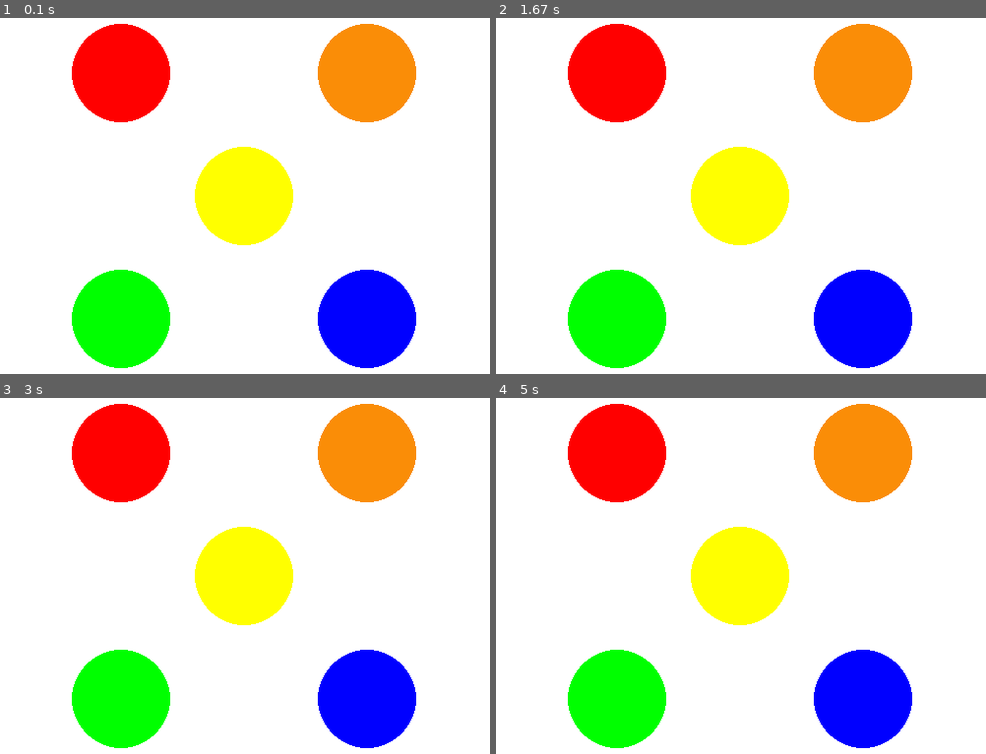
Above: before the commit, frames 1-4 (two rows, left to right).
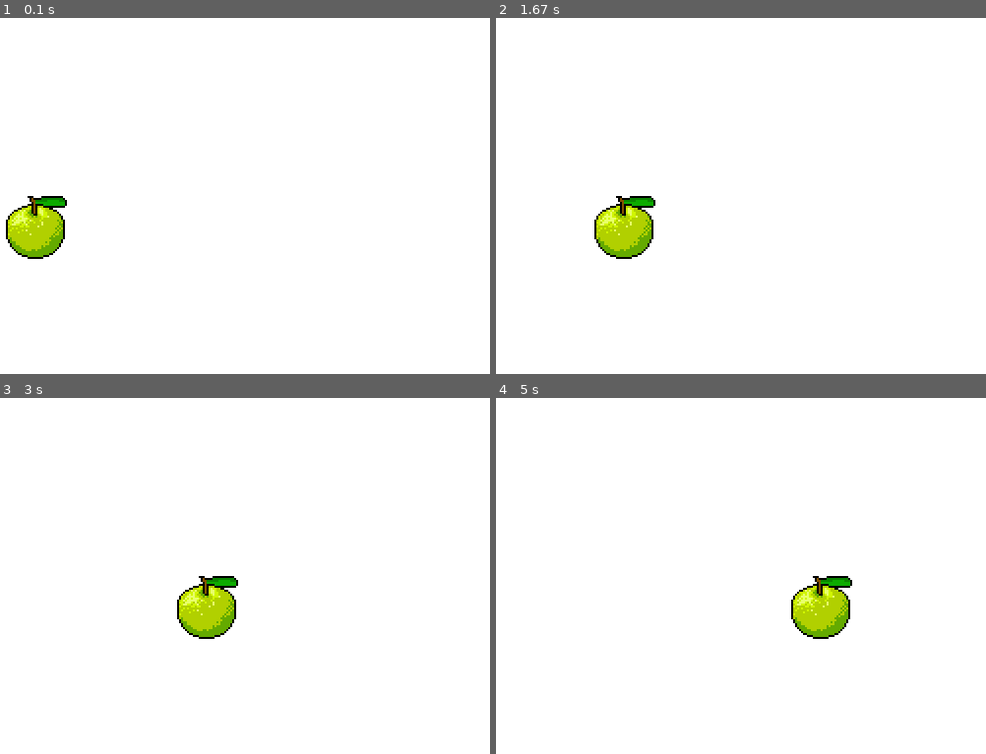
Above: after the commit, the same moments.

Repository: CaSandraSmith/pygame-tutorial
Game: pygame game, started from pygame_tutorial.py
Two runs of this game, one before a commit and one after it. Both use one fixed random seed, a clock stepped at 60 frames per second and the inputs below.
Inputs:
- Up to frame 1 (0.1 s): no input
- Up to frame 2 (1.67 s): no input
- Up to frame 3 (3 s): no input
- Up to frame 4 (5 s): no input

The runs differ from the first frame. In frame 1, 23% of the frame differs, in the area x 1-85%, y 1-99%; in frame 2, 23%; in frame 3, 23%; in frame 4, 23%.

Commit message:
Started making things moves

Diff:
--- /dev/null
+++ b/example_1.py
@@ -0,0 +1,46 @@
+# Import and initialize pygame
+import pygame
+pygame.init()
+
+# Configure the screen
+screen = pygame.display.set_mode([500, 500])
+
+# Creat the game loop
+running = True
+while running:
+	# Looks at events
+	for event in pygame.event.get():
+		if event.type == pygame.QUIT:
+			running = False
+
+	# Clear the screen
+	screen.fill((255, 255, 255))
+
+	# Draw a circle
+	color = (255, 0, 0)
+	position = (125, 125)
+
+	pygame.draw.circle(screen, color, position, 50)
+
+	color = (250, 141, 7)
+	position = (375, 125)
+
+	pygame.draw.circle(screen, color, position, 50)
+
+	color = (255, 255, 0)
+	position = (250, 250)
+
+	pygame.draw.circle(screen, color, position, 50)
+
+	color = (0, 255, 0)
+	position = (125, 375)
+
+	pygame.draw.circle(screen, color, position, 50)
+
+	color = (0, 0, 255)
+	position = (375, 375)
+
+	pygame.draw.circle(screen, color, position, 50)
+
+	# Update the display
+	pygame.display.flip()
--- a/pygame_tutorial.py
+++ b/pygame_tutorial.py
@@ -1,46 +1,45 @@
+# Example 2
+
 # Import and initialize pygame
 import pygame
 pygame.init()
 
+# Get the clock
+clock = pygame.time.Clock()
+
 # Configure the screen
 screen = pygame.display.set_mode([500, 500])
+
+# Game Object
+class GameObject(pygame.sprite.Sprite):
+  # Remove width and height and add image here!
+  def __init__(self, x, y, image):
+    super(GameObject, self).__init__()
+    self.surf = pygame.image.load(image) # ADD!
+    self.x = x
+    self.y = y
+
+  def render(self, screen):
+    screen.blit(self.surf, (self.x, self.y))
+
+# Make an instance of GameObject
+apple = GameObject(0, 250, 'apple.png')
 
 # Creat the game loop
 running = True
 while running:
-	# Looks at events
-	for event in pygame.event.get():
-		if event.type == pygame.QUIT:
-			running = False
+  # Looks at events
+  for event in pygame.event.get():
+    if event.type == pygame.QUIT:
+      running = False
 
-	# Clear the screen
-	screen.fill((255, 255, 255))
+  # Clear screen
+  screen.fill((255, 255, 255))
 
-	# Draw a circle
-	color = (255, 0, 0)
-	position = (125, 125)
+  apple.x += 1
+  apple.render(screen)
 
-	pygame.draw.circle(screen, color, position, 50)
-
-	color = (250, 141, 7)
-	position = (375, 125)
-
-	pygame.draw.circle(screen, color, position, 50)
-
-	color = (255, 255, 0)
-	position = (250, 250)
-
-	pygame.draw.circle(screen, color, position, 50)
-
-	color = (0, 255, 0)
-	position = (125, 375)
-
-	pygame.draw.circle(screen, color, position, 50)
-
-	color = (0, 0, 255)
-	position = (375, 375)
-
-	pygame.draw.circle(screen, color, position, 50)
-
-	# Update the display
-	pygame.display.flip()
+  # Update the window
+  pygame.display.flip()
+  # tick the clock!
+  clock.tick(60)
Binary file added: apple.png
